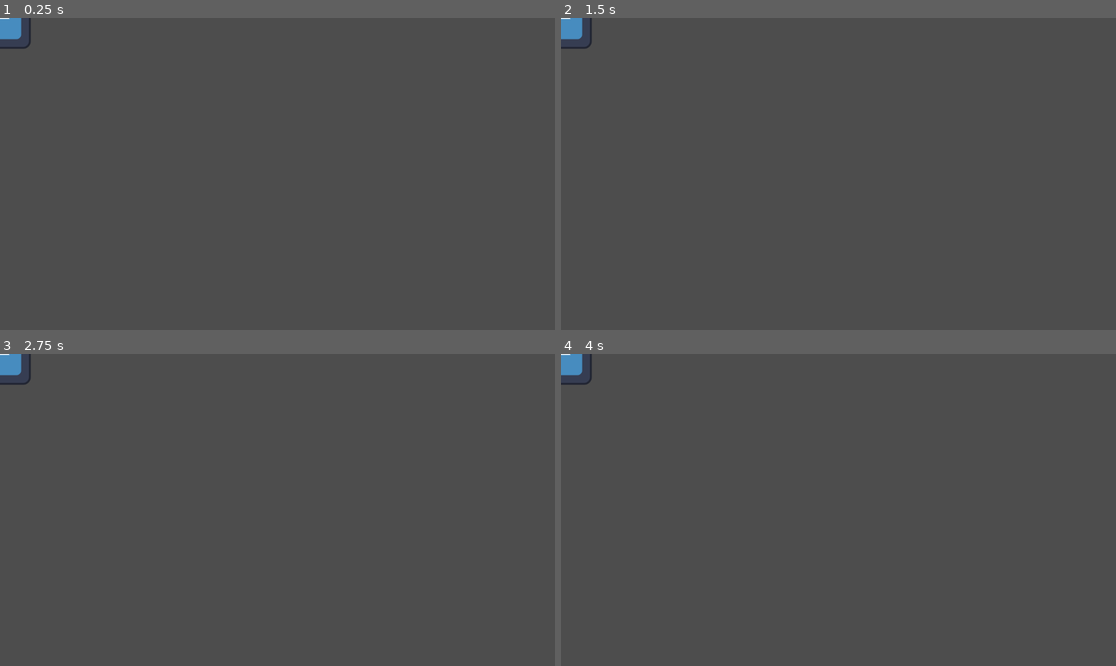
Above: before the commit, frames 1-4 (two rows, left to right).
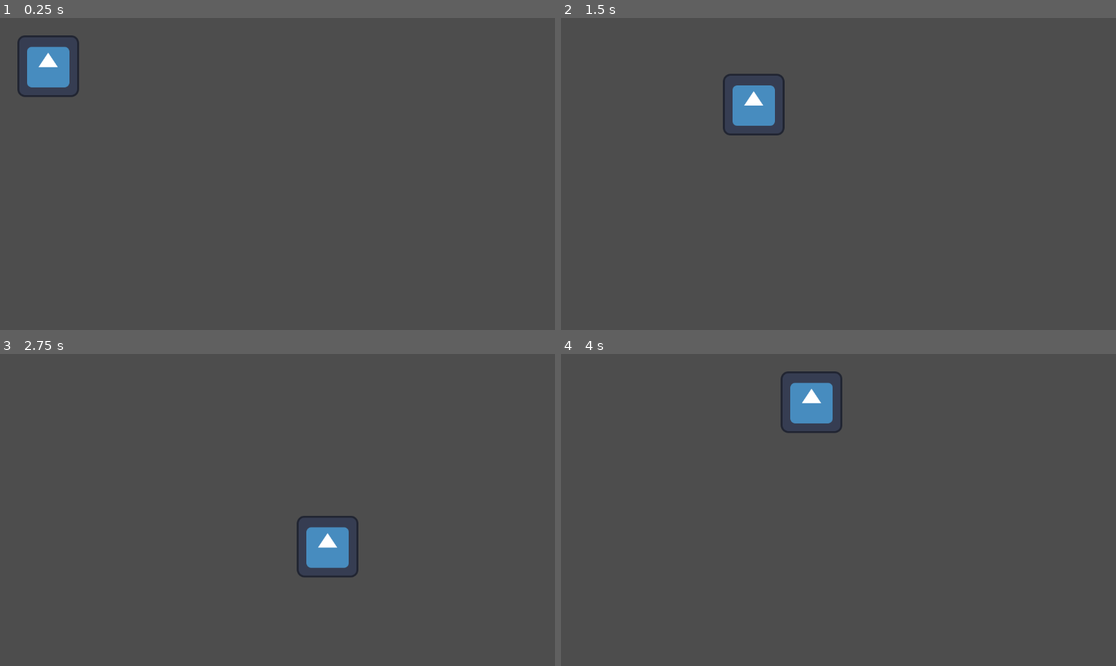
Above: after the commit, the same moments.

Repository: aericode/SpaceInvaders-Godot4
Game: Godot game, scene res://world.tscn
The game is run twice, just before and just after one commit, with the same random seed, the same clock (stepped at 60 frames per second) and the same inputs. The engine's default icon, where the game draws it, is replaced by a stand-in: a white triangle on a blue panel in a dark square.
Inputs:
- Up to frame 1 (0.25 s): no input
- Up to frame 2 (1.5 s): tap Enter at 0.5 s; hold Right (right, bound only after the commit) 0.53-1.28 s; hold S (down, bound only after the commit) from 1.28 s (still down)
- Up to frame 3 (2.75 s): release S (down, bound only after the commit) at 2.03 s; hold Right (right, bound only after the commit) from 2.03 s (still down)
- Up to frame 4 (4 s): release Right (right, bound only after the commit) at 2.78 s; hold Up (up, bound only after the commit) 2.78-3.53 s; hold Left (left, bound only after the commit) from 3.53 s (still down)

The runs differ from the first frame. In frame 1, 1.6% of the frame differs, in the area x 0-15%, y 0-26%; in frame 2, 1.6%; in frame 3, 1.6%; in frame 4, 1.6%, in the area x 0-51%, y 0-26%.

Commit message:
player movement

Diff:
--- /dev/null
+++ b/PlayerMovement.gd
@@ -0,0 +1,20 @@
+extends CharacterBody2D
+
+
+@export var speed = 400 # How fast the player will move (pixels/sec).
+
+func _process(delta):
+	var velocity = Vector2.ZERO # The player's movement vector.
+	if Input.is_action_pressed("right"):
+		velocity.x += 1
+	if Input.is_action_pressed("left"):
+		velocity.x -= 1
+	if Input.is_action_pressed("down"):
+		velocity.y += 1
+	if Input.is_action_pressed("up"):
+		velocity.y -= 1
+
+	if velocity.length() > 0:
+		velocity = velocity.normalized() * speed
+
+	position += velocity * delta
--- a/player.gd
+++ /dev/null
@@ -1,11 +0,0 @@
-extends Node2D
-
-
-# Called when the node enters the scene tree for the first time.
-func _ready():
-	pass # Replace with function body.
-
-
-# Called every frame. 'delta' is the elapsed time since the previous frame.
-func _process(delta):
-	pass
--- a/project.godot
+++ b/project.godot
@@ -14,3 +14,35 @@
 run/main_scene="res://world.tscn"
 config/features=PackedStringArray("4.0", "Forward Plus")
 config/icon="res://icon.svg"
+
+[input]
+
+left={
+"deadzone": 0.5,
+"events": [Object(InputEventKey,"resource_local_to_scene":false,"resource_name":"","device":-1,"window_id":0,"alt_pressed":false,"shift_pressed":false,"ctrl_pressed":false,"meta_pressed":false,"pressed":false,"keycode":0,"physical_keycode":4194319,"key_label":0,"unicode":0,"echo":false,"script":null)
+, Object(InputEventKey,"resource_local_to_scene":false,"resource_name":"","device":-1,"window_id":0,"alt_pressed":false,"shift_pressed":false,"ctrl_pressed":false,"meta_pressed":false,"pressed":false,"keycode":0,"physical_keycode":65,"key_label":0,"unicode":97,"echo":false,"script":null)
+]
+}
+right={
+"deadzone": 0.5,
+"events": [Object(InputEventKey,"resource_local_to_scene":false,"resource_name":"","device":-1,"window_id":0,"alt_pressed":false,"shift_pressed":false,"ctrl_pressed":false,"meta_pressed":false,"pressed":false,"keycode":0,"physical_keycode":4194321,"key_label":0,"unicode":0,"echo":false,"script":null)
+, Object(InputEventKey,"resource_local_to_scene":false,"resource_name":"","device":-1,"window_id":0,"alt_pressed":false,"shift_pressed":false,"ctrl_pressed":false,"meta_pressed":false,"pressed":false,"keycode":0,"physical_keycode":68,"key_label":0,"unicode":100,"echo":false,"script":null)
+]
+}
+up={
+"deadzone": 0.5,
+"events": [Object(InputEventKey,"resource_local_to_scene":false,"resource_name":"","device":-1,"window_id":0,"alt_pressed":false,"shift_pressed":false,"ctrl_pressed":false,"meta_pressed":false,"pressed":false,"keycode":0,"physical_keycode":4194320,"key_label":0,"unicode":0,"echo":false,"script":null)
+, Object(InputEventKey,"resource_local_to_scene":false,"resource_name":"","device":-1,"window_id":0,"alt_pressed":false,"shift_pressed":false,"ctrl_pressed":false,"meta_pressed":false,"pressed":false,"keycode":0,"physical_keycode":87,"key_label":0,"unicode":119,"echo":false,"script":null)
+]
+}
+down={
+"deadzone": 0.5,
+"events": [Object(InputEventKey,"resource_local_to_scene":false,"resource_name":"","device":-1,"window_id":0,"alt_pressed":false,"shift_pressed":false,"ctrl_pressed":false,"meta_pressed":false,"pressed":false,"keycode":0,"physical_keycode":83,"key_label":0,"unicode":115,"echo":false,"script":null)
+, Object(InputEventKey,"resource_local_to_scene":false,"resource_name":"","device":-1,"window_id":0,"alt_pressed":false,"shift_pressed":false,"ctrl_pressed":false,"meta_pressed":false,"pressed":false,"keycode":0,"physical_keycode":4194322,"key_label":0,"unicode":0,"echo":false,"script":null)
+]
+}
+click={
+"deadzone": 0.5,
+"events": [Object(InputEventMouseButton,"resource_local_to_scene":false,"resource_name":"","device":-1,"window_id":0,"alt_pressed":false,"shift_pressed":false,"ctrl_pressed":false,"meta_pressed":false,"button_mask":0,"position":Vector2(0, 0),"global_position":Vector2(0, 0),"factor":1.0,"button_index":1,"pressed":false,"double_click":false,"script":null)
+]
+}
--- a/world.tscn
+++ b/world.tscn
@@ -1,10 +1,22 @@
-[gd_scene load_steps=2 format=3 uid="uid://dtct4uv8s1k7f"]
+[gd_scene load_steps=4 format=3 uid="uid://fkf0vo3xhpac"]
 
 [ext_resource type="Texture2D" uid="uid://720c7h72kvq3" path="res://icon.svg" id="1_ur1x5"]
+[ext_resource type="Script" path="res://PlayerMovement.gd" id="2_v4k18"]
+
+[sub_resource type="RectangleShape2D" id="RectangleShape2D_6cxwb"]
+size = Vector2(131, 129)
 
 [node name="World" type="Node2D"]
 
 [node name="Node2D" type="Node2D" parent="."]
+position = Vector2(100, 100)
 
-[node name="Sprite2D" type="Sprite2D" parent="Node2D"]
+[node name="CharacterBody2D" type="CharacterBody2D" parent="Node2D"]
+script = ExtResource("2_v4k18")
+
+[node name="CollisionShape2D" type="CollisionShape2D" parent="Node2D/CharacterBody2D"]
+position = Vector2(-0.5, -0.5)
+shape = SubResource("RectangleShape2D_6cxwb")
+
+[node name="Sprite2D" type="Sprite2D" parent="Node2D/CharacterBody2D"]
 texture = ExtResource("1_ur1x5")
